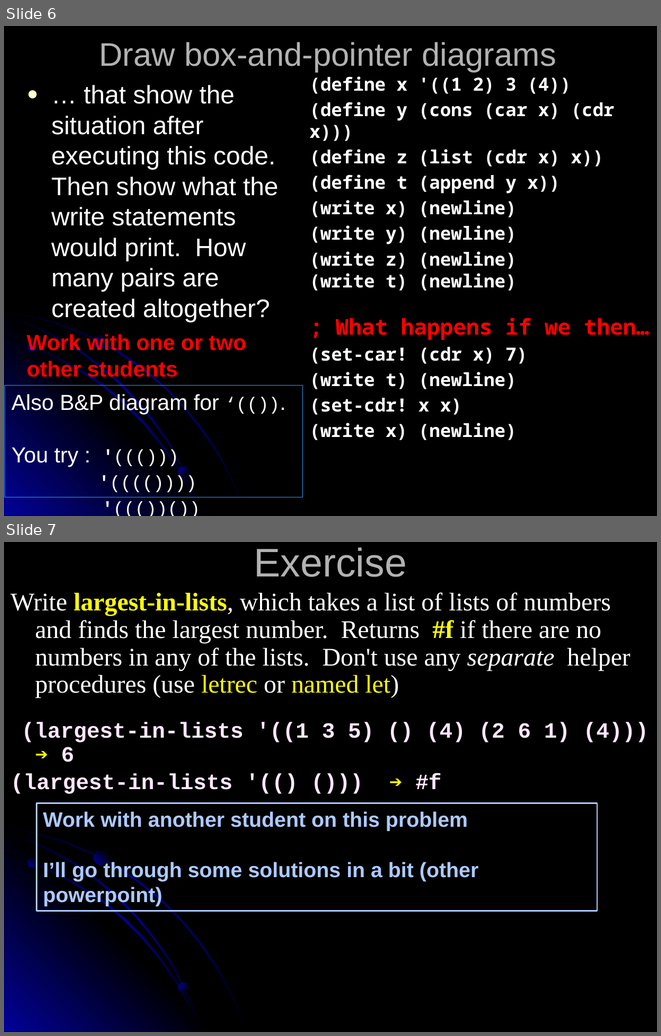
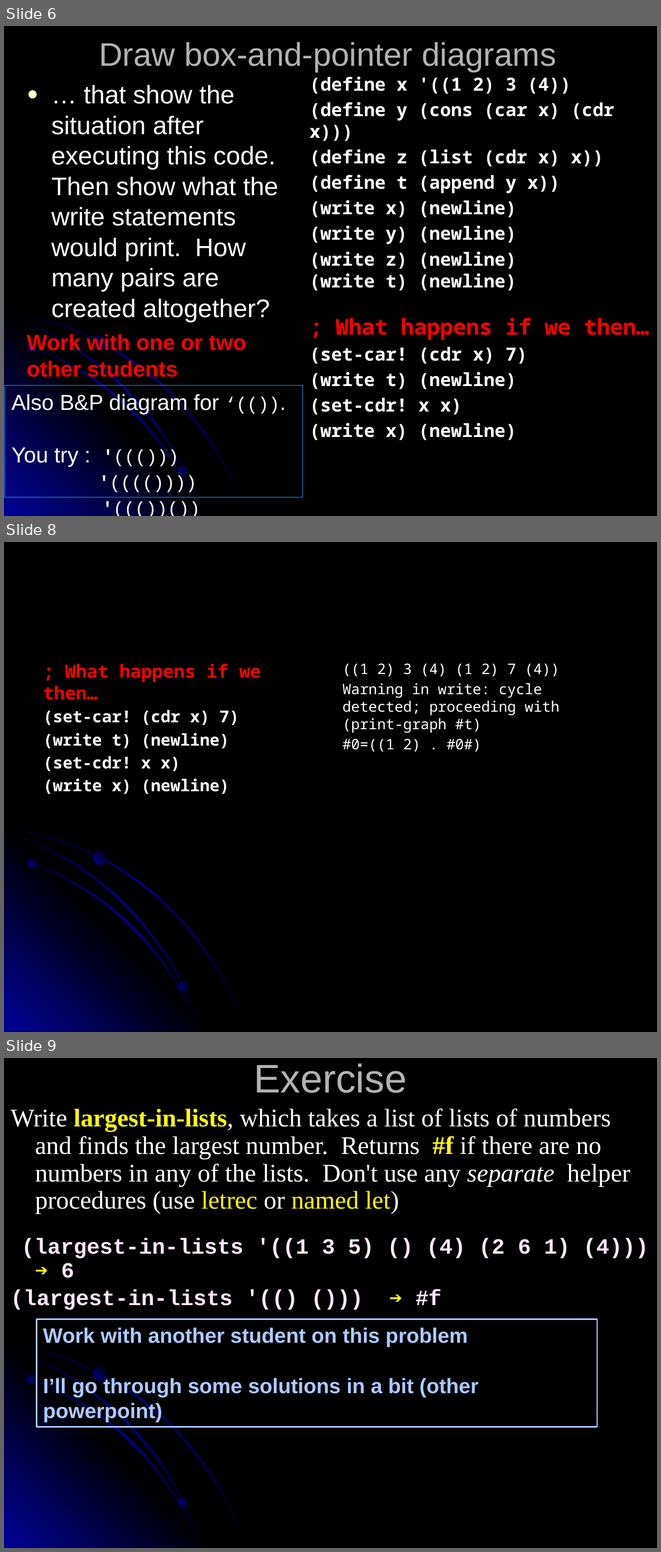
Before and after one commit to RHIT-CSSE/csse304, a slide deck: ClassMaterials/OddsAndEnds/06-OddsAndEnds.pptx. Shown one above the other, each under a label of ours: slides 6 and 7 before the commit, slides 6, 8 and 9 after it; the slides between them are not shown. The pictures are 661x1036 and 661x1552 pixels, drawn with LibreOffice and Linux fonts; fonts in the diff are those of the drawing. Boxes give left, top, right and bottom in pixels: in the first picture for what was removed or moved away, otherwise in the second. Text is boxed around its words. In the diff, an @@ line names an element or a change of style, - is before the commit and + after.

```diff
--- a/ClassMaterials/OddsAndEnds/06-OddsAndEnds.pptx
+++ b/ClassMaterials/OddsAndEnds/06-OddsAndEnds.pptx
@@ slide 8 added at (4,542,657,1032), background #000000; not listed: 7 template elements that a slide beside it also shows @@
@@ text added at (43,663,261,794), 18 pt, text #FFFFFF, bold @@
+; What happens if we then…
+(set-car! (cdr x) 7)
+(write t) (newline)
+(set-cdr! x x)
+(write x) (newline)
@@ text added at (343,663,559,752), 16 pt, text #FFFFFF @@
+((1 2) 3 (4) (1 2) 7 (4))
+Warning in write: cycle detected; proceeding with (print-graph #t)
+#0=((1 2) . #0#)
@@ what was slide 7 is now slide 9 @@
```
Also in this commit, not shown: 1 slide changed, 1 other slide added.
